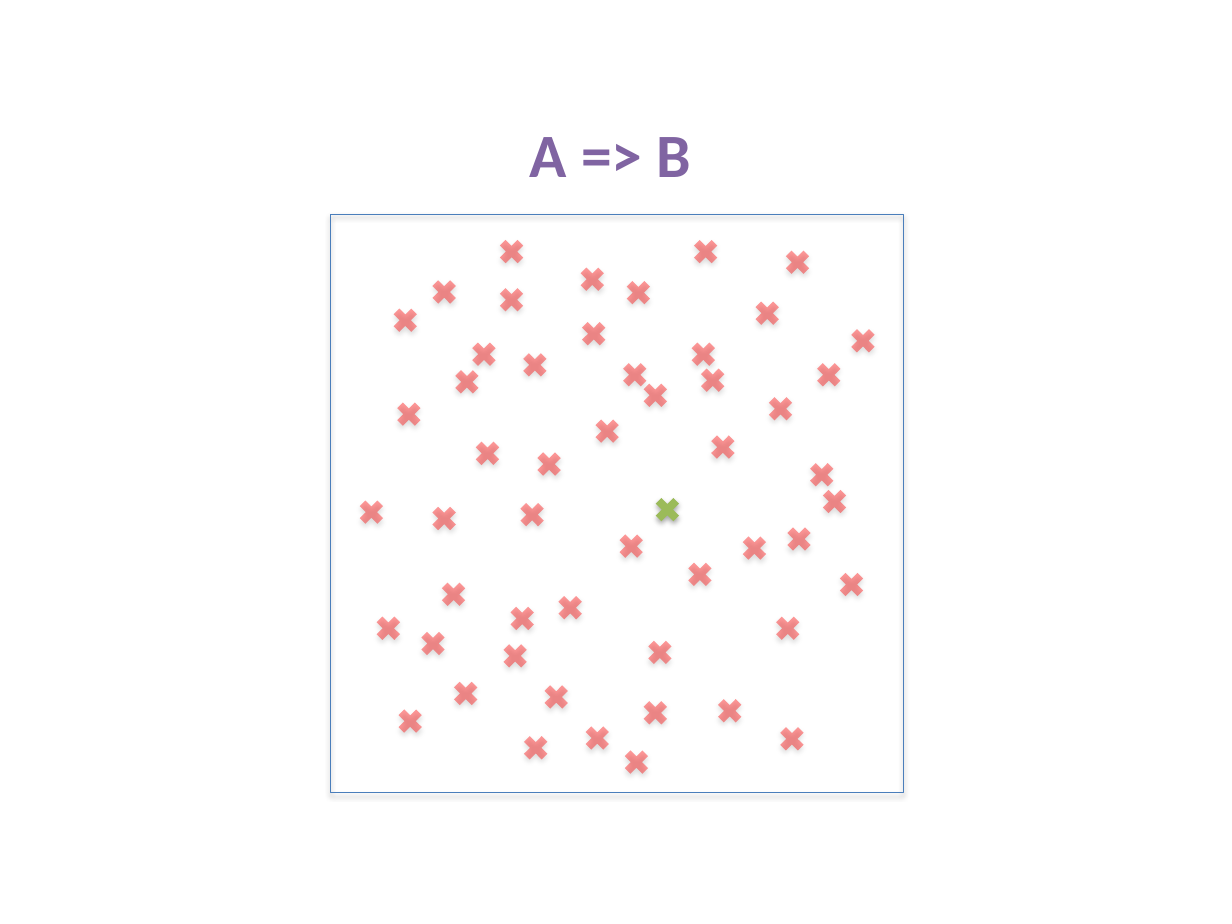
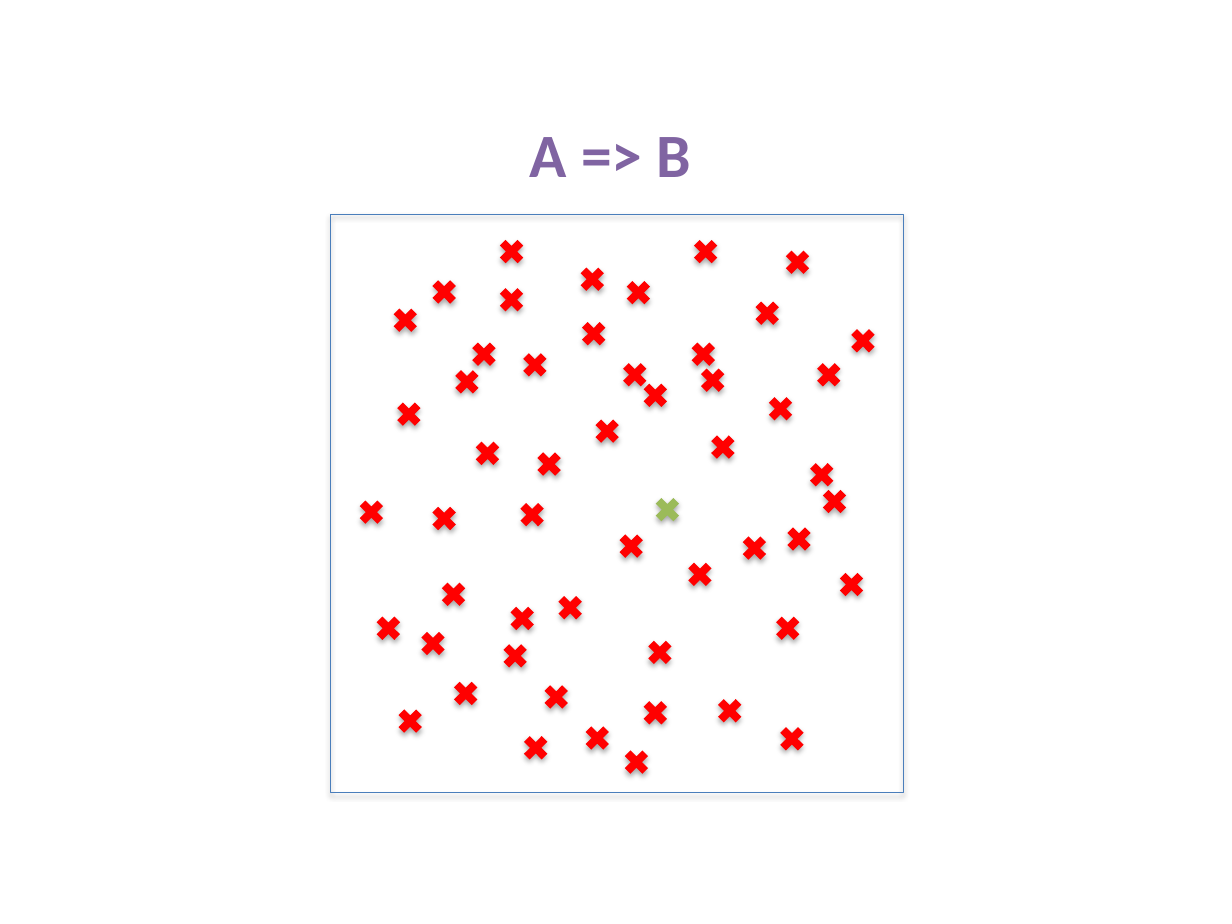
Before and after one commit to fp-tower/foundations, a slide deck: slide 47 of Diagrams.pptx (slide 44 before the commit). Drawn at 1232x924 pixels with LibreOffice and Linux fonts; fonts in the diff are those of the drawing. Boxes give left, top, right and bottom in pixels: in the first picture for what was removed or moved away, otherwise in the second. Text is boxed around its words. In the diff, an @@ line names an element or a change of style, - is before the commit and + after.

```diff
--- a/Diagrams.pptx
+++ b/Diagrams.pptx
@@ fill #FF0000 at 40% opacity to #FF0000 in 52 elements at [689,234,723,269], [764,392,798,426], [781,245,816,280], [750,296,785,330], [846,324,881,359], [388,303,423,338], [812,357,846,392], [686,338,721,372], [428,275,462,309], [467,338,501,372], [450,365,484,399], [471,436,505,471], [355,495,389,530], [495,234,530,269], [532,447,567,482], [590,414,625,448], [515,498,549,532], [505,601,540,636], [615,530,649,564], [553,591,588,626], [683,557,717,591], [775,722,809,756], [713,694,748,728], [575,262,610,297], [495,283,530,318], [517,347,552,382], [577,317,611,351], [621,276,655,310], [618,357,653,392], [638,378,673,413], [696,363,731,398], [706,430,740,464], [834,568,869,602], [818,484,853,519], [738,531,772,565], [804,458,839,493], [782,522,817,557], [771,611,806,646], [392,397,426,431], [428,501,462,536], [416,627,451,662], [436,578,471,612], [393,705,428,739], [372,611,407,646], [498,639,532,674], [448,676,483,711], [540,680,574,715], [519,731,553,765], [580,721,615,755], [638,696,673,731], [620,745,654,780], [643,636,678,670] @@
```
Also in this commit, not shown: 5 other slides changed, 16 slides added, 1 other file.
